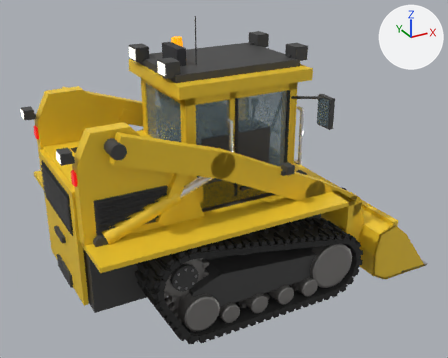
Before and after pictures for a commit that changed the glTF model 3d-models/compact-track-loader/compact_track_loader.glb.
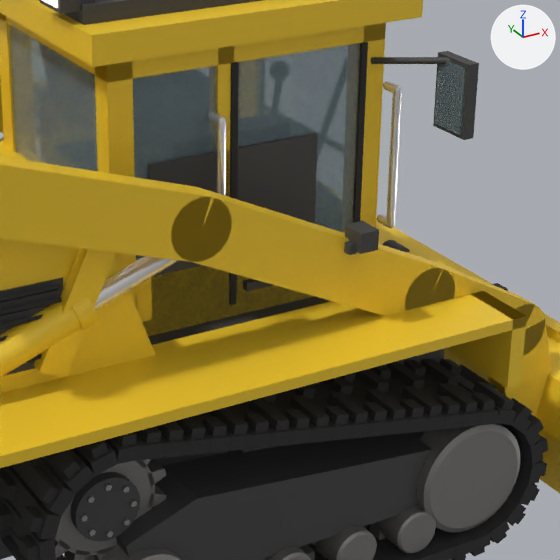
The first picture shows the older version from a camera (50 mm lens) standing at (-2.46, -4.7, 3.3) and looking at (0.08, -0.07, 0.99). The close-ups show the older and then the newer version on the part from 32% to 82% of the width and 20% to 83% of the height of that picture. Only the edits that show in the close-ups are written down. The axes (+X, +Y, +Z) are drawn at upper right. The lights are the same throughout. Where no turn or scale is listed for an object, it has been applied to the vertices. Vertices at exactly the same position are counted once.

Objects in the first close-up: 'body', 'bucket', 'cab', 'loader', 'track_right', 'undercarriage_right'.
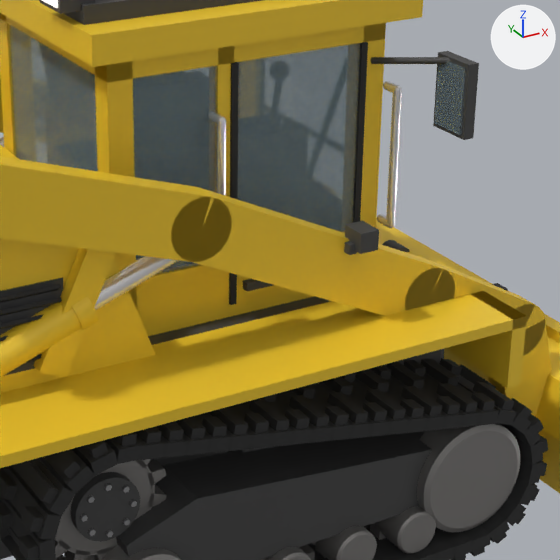
Where the change shows, as pixel boxes (x1, y1, x2, y2) in the close-ups (560 x 560 px; the box of a moved part takes in the faces that stretch with it):
part 1 of me_cab, moved or reshaped: before (144, 46, 318, 333); after (216, 46, 234, 197)

Edits to the bpy script that builds the scene:
```text
Change me_cab:
    used by ob_cab; location = (0.0, 0.0, 0.0)
    remove me_cab.from_pydata(...)  # 1189 vertices, 2304 faces; spans x -0.61..0.73, y -0.82..0.82, z 0.95..2.5
    add me_cab.from_pydata(...)  # 1193 vertices, 2304 faces; spans x -0.61..0.73, y -0.82..0.82, z 0.95..2.5
    me_cab part 1
    4 vertices are removed from x -0.48..0.58, y -0.46..0.46, z 1.01
    12 faces are deleted
    8 vertices in x -0.33..0.32, y -0.46..-0.44, z 1.01..1.62 move by (0.0, 0.06, 0.0)
    8 vertices in x -0.33..0.32, y 0.44..0.46, z 1.01..1.62 move by (0.0, -0.06, 0.0)
    8 vertices in x -0.08..-0.02, y -0.46..0.46, z 1.17 move by (0.0, 0.0, -0.02)
    4 vertices in x -0.46, y -0.25..0.25, z 1.22..1.24 move by (-0.01, 0.0, 0.0)
    other edits to the shape of me_cab do not show in these pictures
```
